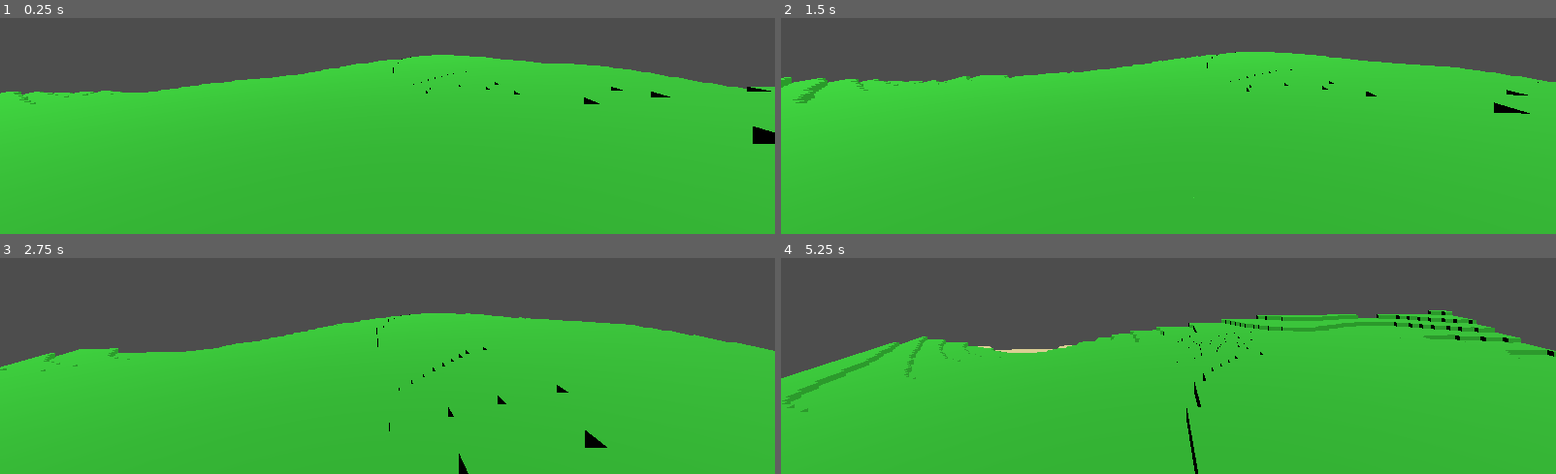
Above: before the commit, frames 1-4 (two rows, left to right).
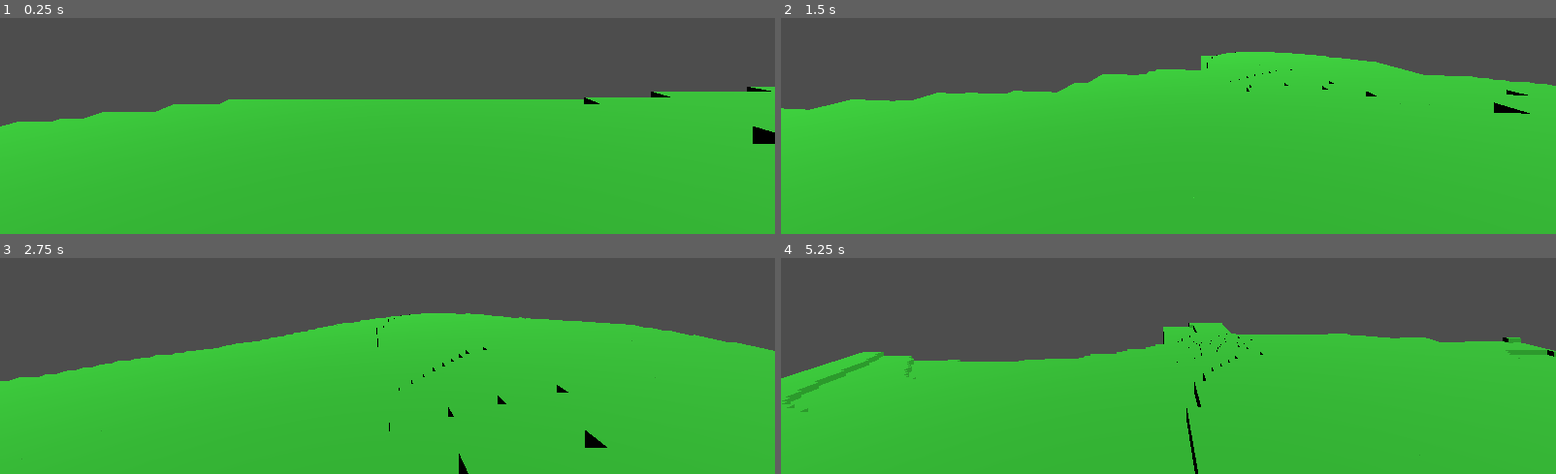
Above: after the commit, the same moments.

Repository: Ephesius/godot-voxels
Game: Godot game, scene res://scenes/world.tscn
Same seed, same stepped clock (60 frames per second), same inputs: the game is played once before the commit and once after it. The project has no main scene, so this scene is started directly.
Inputs (mouse positions are in pixels of both pictures, inside the frame that each line leads up to):
- Up to frame 1 (0.25 s): no input
- Up to frame 2 (1.5 s): tap Enter (ui_accept) at 0.5, 0.77 s; move the mouse to (outside the picture) at 0.52 s; hold Ctrl (slow) 0.53-1.28 s; hold W (move_forward) from 0.53 s (still down); move the mouse to (1129, 18) at 1.27 s; tap Shift (sprint) at 1.35 s
- Up to frame 3 (2.75 s): keep holding W (move_forward); tap Enter (ui_accept) at 1.52 s; move the mouse to (outside the picture) at 2.02 s; hold F (toggle_fly) from 2.03 s (still down)
- Up to frame 4 (5.25 s): keep holding W (move_forward); move the mouse to (1160, 264) at 2.77 s; release F (toggle_fly) at 2.78 s; tap Space at 2.85 s; tap Enter (ui_accept) at 3.02, 3.77, 4.52 s; move the mouse to (1222, 262) at 3.52 s; hold Ctrl (slow) 3.53-4.28 s; move the mouse to (outside the picture) at 4.27 s; tap Shift (sprint) at 4.35 s; move the mouse to (outside the picture) at 5.02 s; hold F (toggle_fly) from 5.03 s (still down)

The runs differ from the first frame. In frame 1, 12% of the frame differs, in the area x 0-97%, y 17-51%; in frame 2, 4.8%; in frame 3, 1.4%; in frame 4, 6.0%.

Commit message:
Optimize chunk loading to prevent stuttering
Implement chunk generation queue to spread work over multiple frames,
eliminating freezes when moving to new areas.

Performance improvements:
- Added chunk_generation_queue to process chunks gradually
- Limited to MAX_CHUNKS_PER_FRAME (5) chunks per frame
- Prioritizes chunks closest to player (distance-based sorting)
- Queue processed every frame for smooth loading

Initial spawn optimization:
- Generate only 3x3 chunk area immediately at spawn (fast)
- Queue remaining chunks for gradual loading
- Ensures player has ground while avoiding startup freeze

How it works:
- _load_chunks_around_player() adds chunks to queue instead of generating
- _process_chunk_queue() generates up to 5 chunks per frame
- Chunks sorted by distance, so closest chunks load first
- Prevents blocking the main thread with bulk generation

Result: Smooth gameplay with no stuttering when exploring new areas.

Diff:
--- a/scripts/chunk_manager.gd
+++ b/scripts/chunk_manager.gd
@@ -13,6 +13,7 @@
 # Dynamic chunk loading settings
 const RENDER_DISTANCE_CHUNKS: int = 4  # How many chunks to load in each direction
 const UPDATE_INTERVAL: float = 0.5  # How often to check for chunk updates (seconds)
+const MAX_CHUNKS_PER_FRAME: int = 5  # Maximum chunks to generate per frame to avoid stuttering
 
 # Climate-based terrain generation
 var climate_calculator: ClimateCalculator
@@ -23,6 +24,9 @@
 var last_player_chunk: Vector3i = Vector3i(999999, 999999, 999999)  # Invalid initial position
 var time_since_last_update: float = 0.0
 
+# Chunk generation queue
+var chunk_generation_queue: Array[Vector3i] = []
+
 func _ready() -> void:
 	# Initialize terrain generation systems
 	climate_calculator = ClimateCalculator.new(0)  # Use seed 0 for now
@@ -38,6 +42,9 @@
 func _process(delta: float) -> void:
 	if player == null:
 		return
+
+	# Process chunk generation queue every frame (limited chunks per frame)
+	_process_chunk_queue()
 
 	time_since_last_update += delta
 
@@ -68,6 +75,41 @@
 
 	# Unload chunks that are too far away
 	_unload_distant_chunks(player_chunk)
+
+
+## Process the chunk generation queue (limited chunks per frame)
+func _process_chunk_queue() -> void:
+	if chunk_generation_queue.is_empty():
+		return
+
+	# Get player position for prioritization
+	var player_world_pos: Vector3i = Vector3i(
+		int(player.position.x),
+		int(player.position.y),
+		int(player.position.z)
+	)
+	var player_chunk: Vector3i = world_to_chunk_pos(player_world_pos)
+
+	# Sort queue by distance to player (closest first)
+	chunk_generation_queue.sort_custom(func(a: Vector3i, b: Vector3i) -> bool:
+		var dist_a: int = abs(a.x - player_chunk.x) + abs(a.z - player_chunk.z)
+		var dist_b: int = abs(b.x - player_chunk.x) + abs(b.z - player_chunk.z)
+		return dist_a < dist_b
+	)
+
+	# Generate up to MAX_CHUNKS_PER_FRAME chunks
+	var chunks_generated: int = 0
+	while chunks_generated < MAX_CHUNKS_PER_FRAME and not chunk_generation_queue.is_empty():
+		var chunk_pos: Vector3i = chunk_generation_queue.pop_front()
+
+		# Skip if chunk already exists (might have been generated by initial load)
+		if chunks.has(chunk_pos):
+			continue
+
+		# Generate the chunk
+		generate_chunk(chunk_pos)
+		chunks_generated += 1
+
 
 # Generate a chunk at the given chunk coordinates
 # chunk_pos is in CHUNK coordinates, not block coordinates
@@ -163,12 +205,12 @@
 			for y: int in range(0, WORLD_SIZE_Y_CHUNKS):
 				var chunk_pos: Vector3i = Vector3i(x, y, z)
 
-				# Skip if chunk already exists
-				if chunks.has(chunk_pos):
+				# Skip if chunk already exists or is already queued
+				if chunks.has(chunk_pos) or chunk_generation_queue.has(chunk_pos):
 					continue
 
-				# Generate the chunk
-				generate_chunk(chunk_pos)
+				# Add to generation queue instead of generating immediately
+				chunk_generation_queue.append(chunk_pos)
 
 
 ## Unload chunks that are too far from the player
--- a/scripts/main.gd
+++ b/scripts/main.gd
@@ -19,11 +19,16 @@
 	# Set up dynamic chunk loading
 	chunk_manager.set_player(player)
 
-	# Load initial chunks around player's spawn position
+	# Generate immediate chunks around spawn (limited area to avoid freeze)
+	# This ensures player has ground to stand on while rest loads via queue
 	var player_chunk: Vector3i = ChunkManager.world_to_chunk_pos(
 		Vector3i(int(player.position.x), int(player.position.y), int(player.position.z))
 	)
-	chunk_manager.generate_chunks_around(player_chunk, chunk_manager.RENDER_DISTANCE_CHUNKS)
+	# Only generate a 3x3 area immediately (small enough to be fast)
+	for x in range(player_chunk.x - 1, player_chunk.x + 2):
+		for z in range(player_chunk.z - 1, player_chunk.z + 2):
+			for y in range(0, chunk_manager.WORLD_SIZE_Y_CHUNKS):
+				chunk_manager.generate_chunk(Vector3i(x, y, z))
 
 	# Add lighting
 	var light: DirectionalLight3D = DirectionalLight3D.new()
